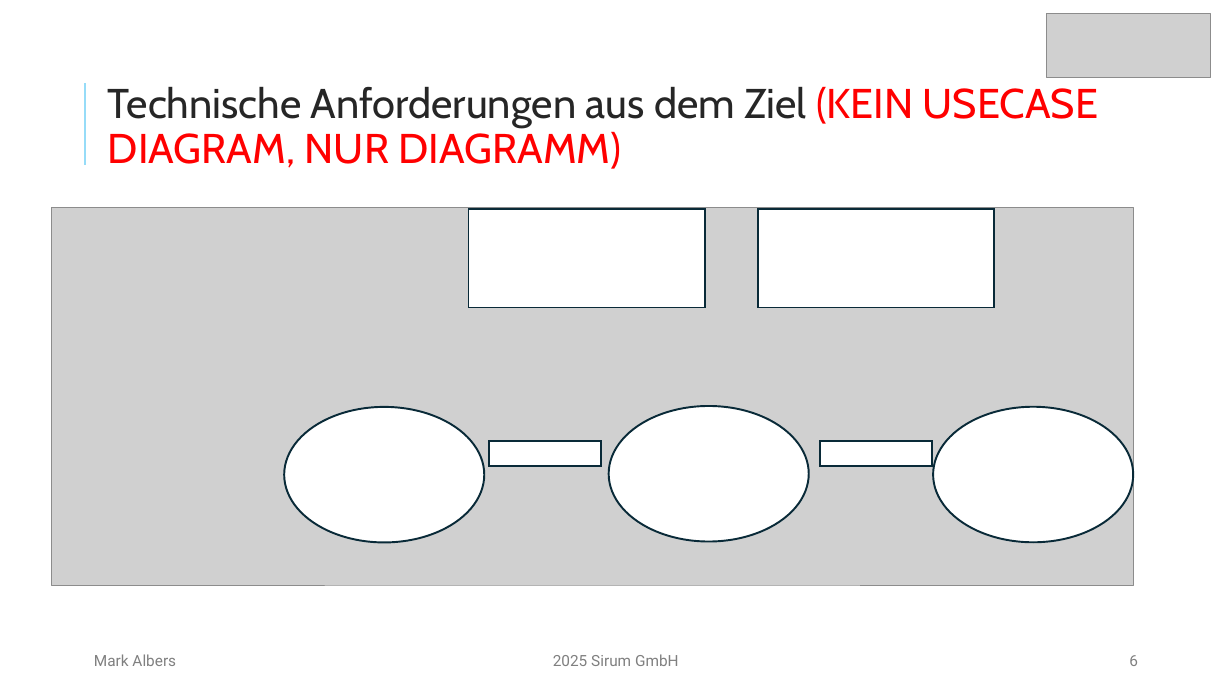
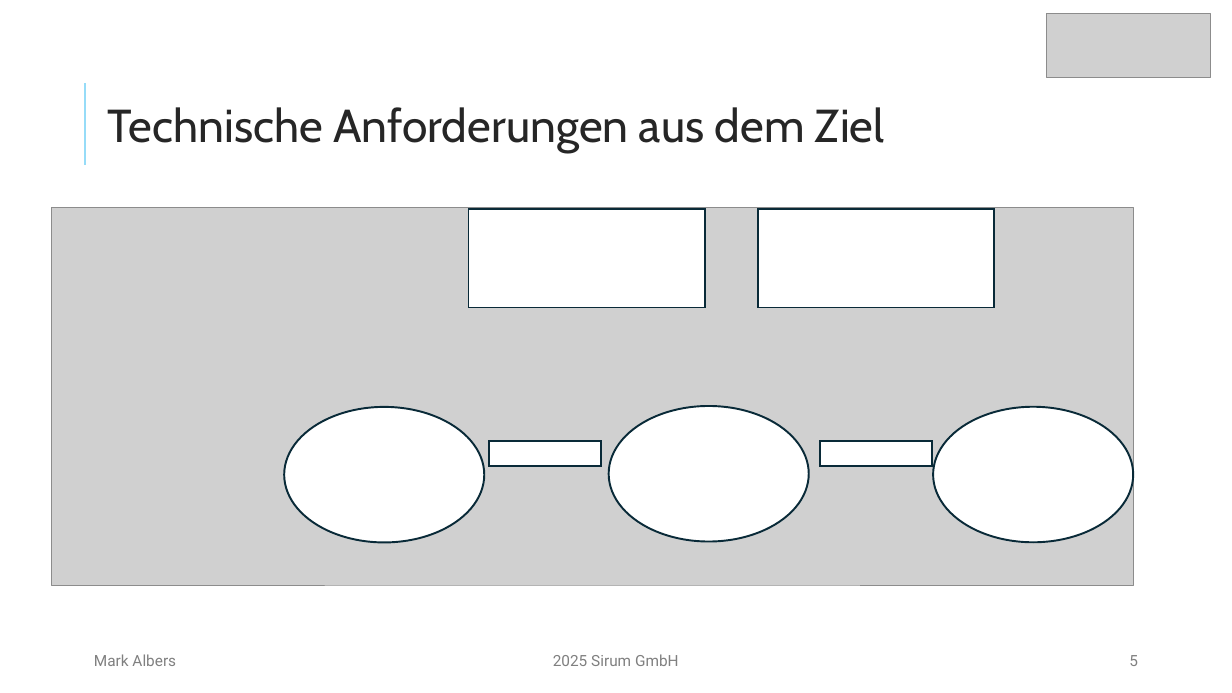
Before and after one commit to mork02/IHK-Projekt, a slide deck: slide 5 of Präsentation/Entwicklung eines Odoo-Moduls zur ZIP-komprimierten Dateiverwaltung im Dokumentenmanagementsystem.pptx (slide 6 before the commit). Drawn at 1232x693 pixels with LibreOffice and Linux fonts; fonts in the diff are those of the drawing; grey boxes stand for pictures. Boxes give left, top, right and bottom in pixels: in the first picture for what was removed or moved away, otherwise in the second. Text is boxed around its words. In the diff, an @@ line names an element or a change of style, - is before the commit and + after.

```diff
--- a/Präsentation/Entwicklung eines Odoo-Moduls zur ZIP-komprimierten Dateiverwaltung im Dokumentenmanagementsystem.pptx
+++ b/Präsentation/Entwicklung eines Odoo-Moduls zur ZIP-komprimierten Dateiverwaltung im Dokumentenmanagementsystem.pptx
@@ title at [108,107,884,153]: text changed; size 32.4 to 36 pt @@
-Technische Anforderungen aus dem Ziel (KEIN USECASE DIAGRAM, NUR DIAGRAMM)
+Technische Anforderungen aus dem Ziel
```
Also in this commit, not shown: 5 other slides changed, 1 slide removed, 1 other file.
